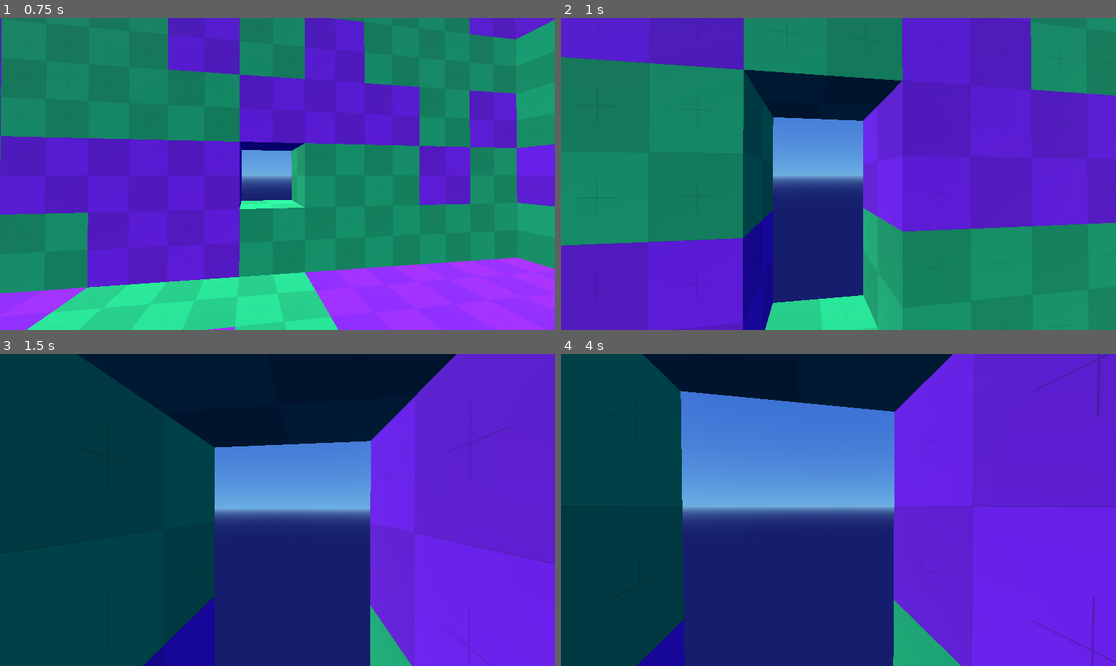
Above: before the commit, frames 1-4 (two rows, left to right).
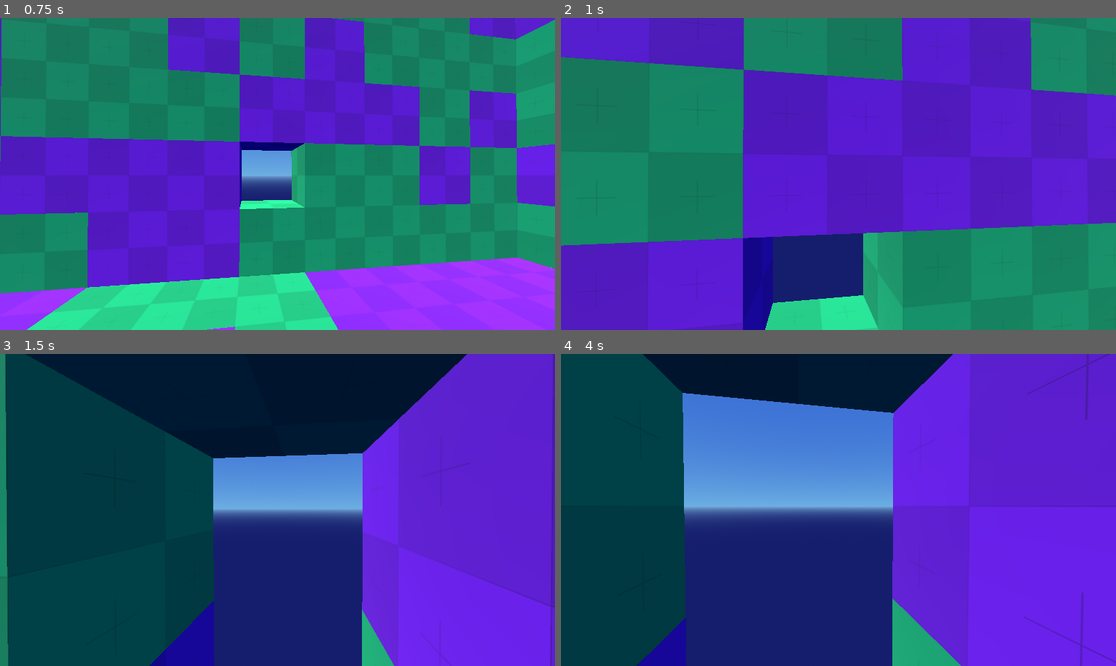
Above: after the commit, the same moments.

Repository: HaHAjax/mining-game
Game: Godot game, scene res://scenes/testing/gen_testing/gen_and_mine_testing.tscn
The game is run twice, just before and just after one commit, with the same random seed, the same clock (stepped at 60 frames per second) and the same inputs. The project has no main scene, so this scene is started directly.
Inputs (mouse positions are in pixels of both pictures, inside the frame that each line leads up to):
- Up to frame 1 (0.75 s): tap Enter at 0.5 s; move the mouse to (305, 174) at 0.52 s; press the mouse at (305, 174) at 0.53 s; hold W (move_forward) from 0.53 s (still down)
- Up to frame 2 (1 s): keep holding W (move_forward); tap Space (jump) at 0.77 s
- Up to frame 3 (1.5 s): keep holding W (move_forward); move the mouse to (249, 510) at 1.27 s; release the mouse at (249, 510) at 1.28 s; click (249, 510) at 1.35 s
- Up to frame 4 (4 s): keep holding W (move_forward); tap Space (jump) at 1.52, 2, 3.02, 3.77 s; move the mouse to (849, 503) at 2.02 s; press the mouse at (849, 503) at 2.03 s; move the mouse to (832, 516) at 2.77 s; release the mouse at (832, 516) at 2.78 s; click (832, 516) at 2.85 s; move the mouse to (877, 513) at 3.52 s; press the mouse at (877, 513) at 3.53 s

Frame 1 is identical in both runs. In frame 2, 14% of the frame differs, in the area x 32-62%, y 16-71%; in frame 3, 8.3%; in frame 4, 1.3%.

Commit message:
Actual fix for proper mining

Diff:
--- a/scenes/player/player_controller.gd
+++ b/scenes/player/player_controller.gd
@@ -50,7 +50,7 @@
 	input_jump = Input.is_action_just_pressed("jump")
 
 	# Mine
-	input_mine = Input.is_action_pressed("mine")
+	input_mine = Input.is_action_just_pressed("mine")
 
 	pass
 
@@ -89,9 +89,13 @@
 			# Getting the block position
 			var block_position := raycast_node.get_collision_point() - raycast_node.get_collision_normal()
 
-			# Fixing the position to be accurate
-			if raycast_node.get_collision_normal().x == -1 or raycast_node.get_collision_normal().y == -1 or raycast_node.get_collision_normal().z == -1:
-				block_position = Vector3.ZERO
+			# Fixing the position to be accurate on certain edge cases
+			if raycast_node.get_collision_normal().x == -1:
+				block_position.x -= 1
+			if raycast_node.get_collision_normal().y == -1:
+				block_position.y -= 1
+			if raycast_node.get_collision_normal().z == -1:
+				block_position.z -= 1
 
 			# For debugging
 			# print("Collision normal: ", block_position - raycast_node.get_collision_point())
--- a/scenes/testing/gen_testing/grid_map_script.gd
+++ b/scenes/testing/gen_testing/grid_map_script.gd
@@ -31,6 +31,6 @@
 func destroy_block(world_coordinate: Vector3) -> void:
 	var map_coordinate := local_to_map(world_coordinate)
 
-	# print("Output value: ", map_coordinate)
+	# print("map_coordinate: ", map_coordinate)
 
 	set_cell_item(map_coordinate, -1)
